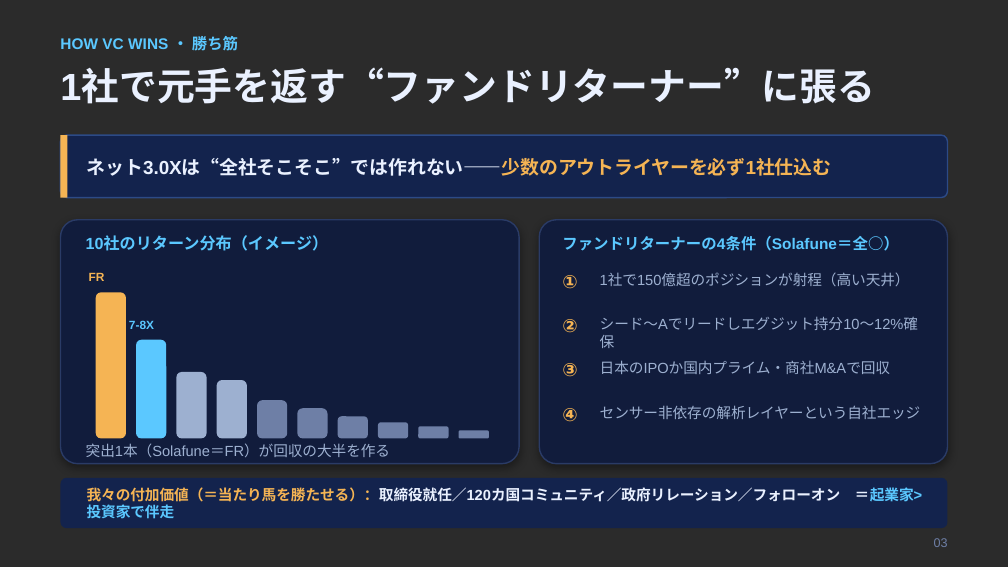
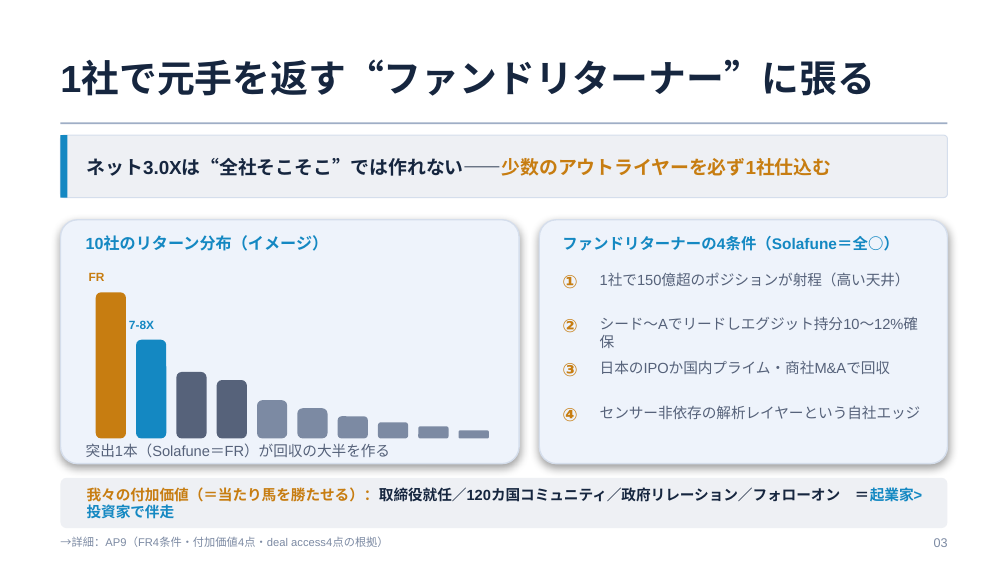
Before and after one commit to Hiroyuki-01/identity_academy_vc, a slide deck: slide 6 of outputs/05_発表スライド.pptx (slide 4 before the commit). Drawn at 1008x567 pixels with LibreOffice and Linux fonts; fonts in the diff are those of the drawing; background and template pictures are left out; a plain dark background stands for a picture behind light text. Boxes give left, top, right and bottom in pixels: in the first picture for what was removed or moved away, otherwise in the second. Text is boxed around its words. In the diff, an @@ line names an element or a change of style, - is before the commit and + after.

Commit message:
Add new slides and update existing presentation materials for Solafune investment pitch
- Created new PDF and PPTX files for the updated presentation.
- Updated existing PDF and PPTX files with new content.
- Added 14 new slides (slide-14.png to slide-28.png) to the web assets.
- Updated slides.html to reflect the new slide count and added new sections for the additional slides.
- Introduced a new markdown guide for slide creation methodology.
- Updated the identity academy VC template PPTX file.

```diff
--- a/outputs/05_発表スライド.pptx
+++ b/outputs/05_発表スライド.pptx
@@ background picture (left out) to #FFFFFF @@
@@ text "1社で元手を返す“ファンドリターナー”に張る": place and size @@
-text "1社で元手を返す“ファンドリターナー”に張る" at bbox=[60, 70, 875, 104]
+text "1社で元手を返す“ファンドリターナー”に張る" at bbox=[60, 62, 875, 96]
@@ text "1社で元手を返す“ファンドリターナー”に張る" at bbox=[60, 62, 875, 96]: text colour #EAF1FF to #16263F; vertical alignment top to middle @@
@@ text removed at bbox=[60, 36, 238, 51] @@
-HOW VC WINS ・ 勝ち筋
@@ rounded rectangle at bbox=[60, 135, 948, 198]: fill #13234D to #EEF0F4; outline #2C4A86 1 pt to #D5DEEC 0.75 pt; proportions changed @@
@@ rectangle at bbox=[60, 135, 68, 198]: fill #F5B454 to #1488C2 @@
@@ rectangle added at bbox=[60, 123, 948, 125], fill #9FAEC6 @@
@@ text "ネット3.0Xは“全社そこそこ”では作れない——少数のアウトライヤーを必ず1社仕込む" at bbox=[87, 158, 832, 176]: text colour #EAF1FF to #16263F, text colour #F5B454 to #C77D11 in "ネット3.0Xは“全社そこそこ”では作れない——少数のアウトライヤーを必ず1社仕込む" @@
@@ rounded rectangle at bbox=[60, 220, 519, 464]: fill #111C3C to #EEF3FB; outline #2A3B66 1 pt to #D5DEEC 1 pt @@
@@ rounded rectangle at bbox=[539, 220, 948, 464]: fill #111C3C to #EEF3FB; outline #2A3B66 1 pt to #D5DEEC 1 pt @@
@@ text colour #5BC8FF to #1488C2 in 3 elements at bbox=[86, 236, 329, 251], bbox=[129, 320, 154, 329], bbox=[562, 236, 898, 251] @@
@@ rounded rectangle at bbox=[96, 292, 126, 438]: fill #F5B454 to #C77D11 @@
@@ rounded rectangle at bbox=[136, 340, 166, 438]: fill #5BC8FF to #1488C2 @@
@@ rounded rectangle at bbox=[176, 372, 207, 438]: fill #9DB0D0 to #56627A @@
@@ rounded rectangle at bbox=[217, 380, 247, 438]: fill #9DB0D0 to #56627A @@
@@ text colour #F5B454 to #C77D11 in 5 elements at bbox=[89, 273, 105, 281], bbox=[562, 275, 577, 289], bbox=[562, 319, 577, 333], bbox=[562, 363, 577, 377], bbox=[562, 408, 577, 422] @@
@@ text colour #9DB0D0 to #56627A in 5 elements at bbox=[86, 443, 390, 457], bbox=[600, 273, 910, 286], bbox=[600, 317, 918, 348], bbox=[600, 360, 890, 374], bbox=[600, 405, 921, 419] @@
@@ fill #6E7FA6 to #7C8AA3 in 6 elements at bbox=[257, 400, 287, 438], bbox=[297, 408, 328, 438], bbox=[338, 416, 368, 438], bbox=[378, 422, 408, 438], bbox=[418, 426, 449, 438], bbox=[459, 430, 489, 438] @@
@@ rounded rectangle at bbox=[60, 478, 948, 528]: fill #13234D to #EEF0F4 @@
@@ text "我々の付加価値（＝当たり馬を勝たせる）：取締役就任／120カ国コミュニティ／政府リレーション／フォローオン ＝起業家>投 ..." at bbox=[87, 487, 923, 519]: text colour #F5B454 to #C77D11 in "我々の付加価値（＝当たり馬を勝たせる）：取締役就任／120カ国コミュニティ／政府リレーション／フォローオン"; text colour #EAF1FF to #16263F in "我々の付加価値（＝当たり馬を勝たせる）：取締役就任／120カ国コミュニティ／政府リレーション／フォローオン ＝起業家>投 ..."; text colour #5BC8FF to #1488C2 in "＝起業家>投資家で伴走" @@
@@ text added at bbox=[60, 537, 388, 547], 8 pt, text #7C8AA3 @@
+→詳細：AP9（FR4条件・付加価値4点・deal access4点の根拠）
@@ text "03" at bbox=[934, 538, 948, 547]: text colour #6E7FA6 to #7C8AA3 @@
```
Also in this commit, not shown: 16 other slides changed, 11 slides added, 41 other files.
